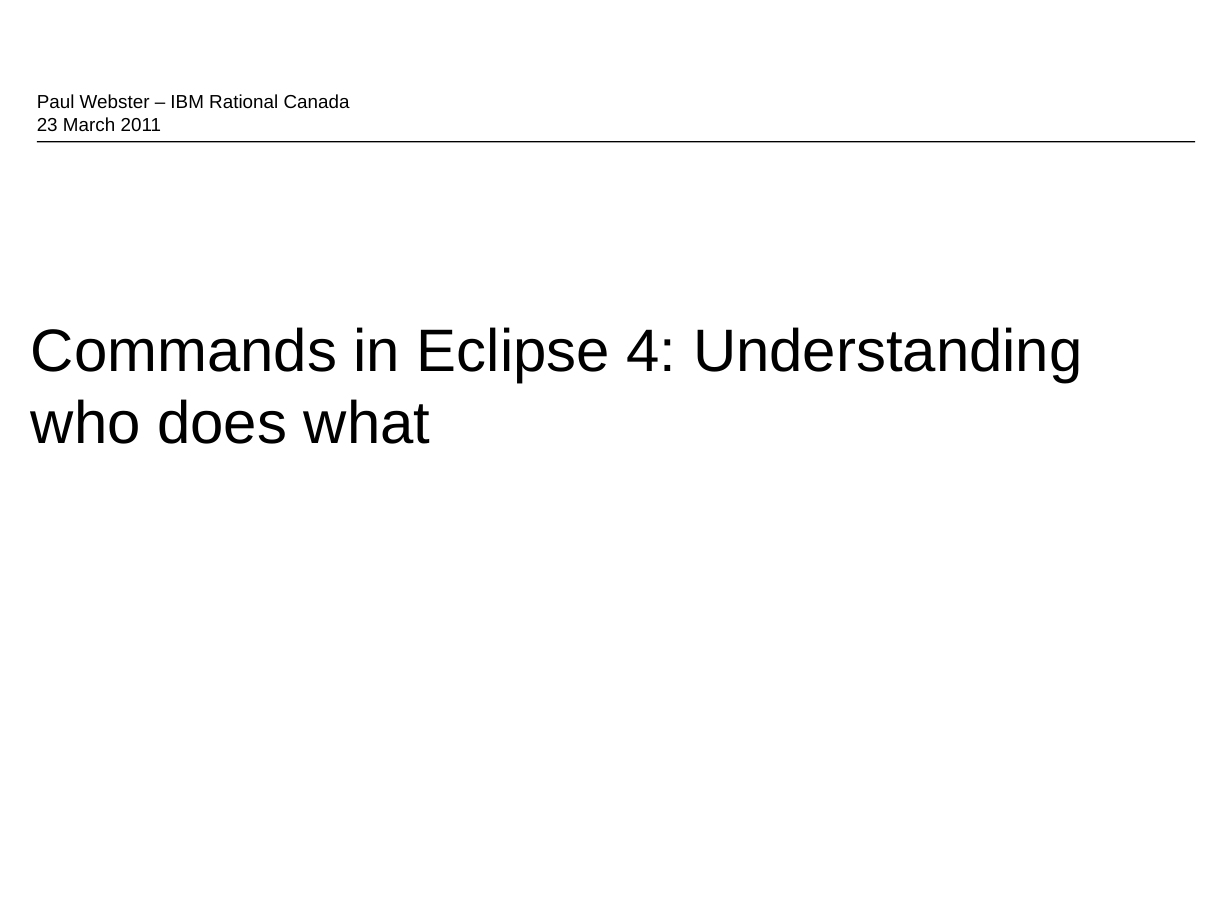
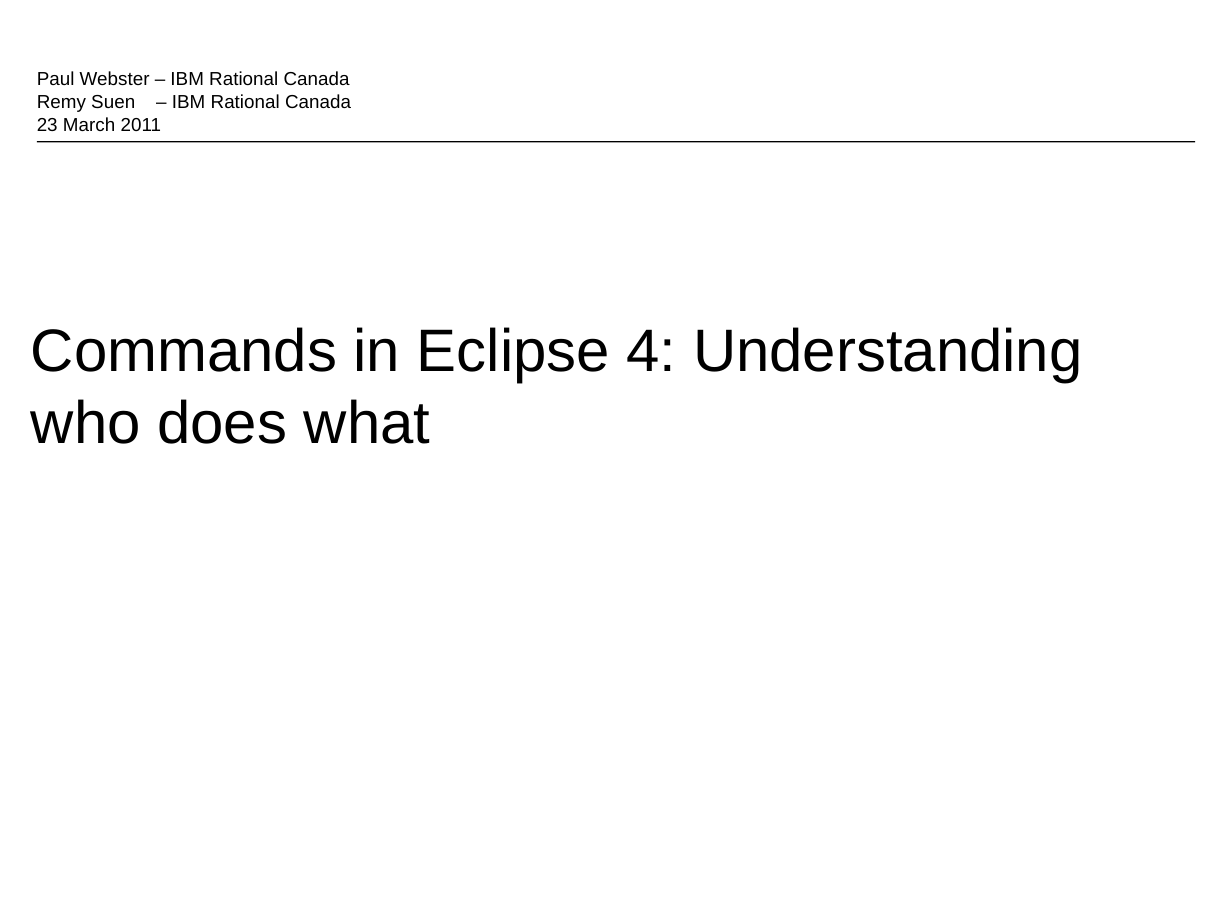
Before and after one commit to eclipse-platform/www.eclipse.org-eclipse-news, a slide deck: slide 1 of platform-ui/econ2011/e4Commands_v01.odp. Drawn at 1232x924 pixels with LibreOffice and Linux fonts; fonts in the diff are those of the drawing; background and template pictures are left out. Boxes give left, top, right and bottom in pixels: in the first picture for what was removed or moved away, otherwise in the second. Text is boxed around its words. In the diff, an @@ line names an element or a change of style, - is before the commit and + after.

```diff
--- a/platform-ui/econ2011/e4Commands_v01.odp
+++ b/platform-ui/econ2011/e4Commands_v01.odp
@@ text at (x1=37, y1=94, x2=351, y2=112): paragraph added @@
+Remy Suen – IBM Rational Canada
```
Also in this commit, not shown: 3 other slides changed.
